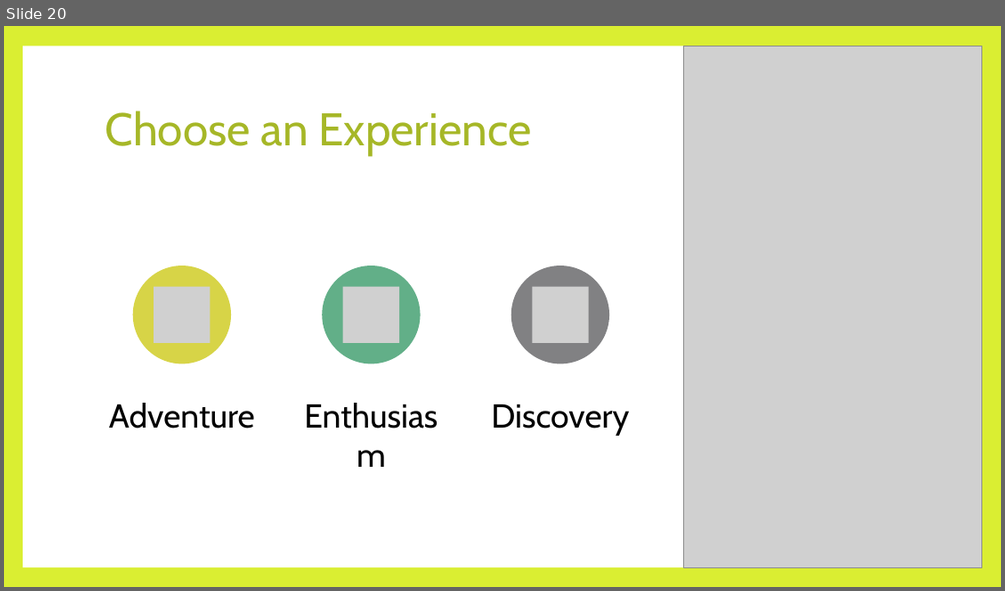
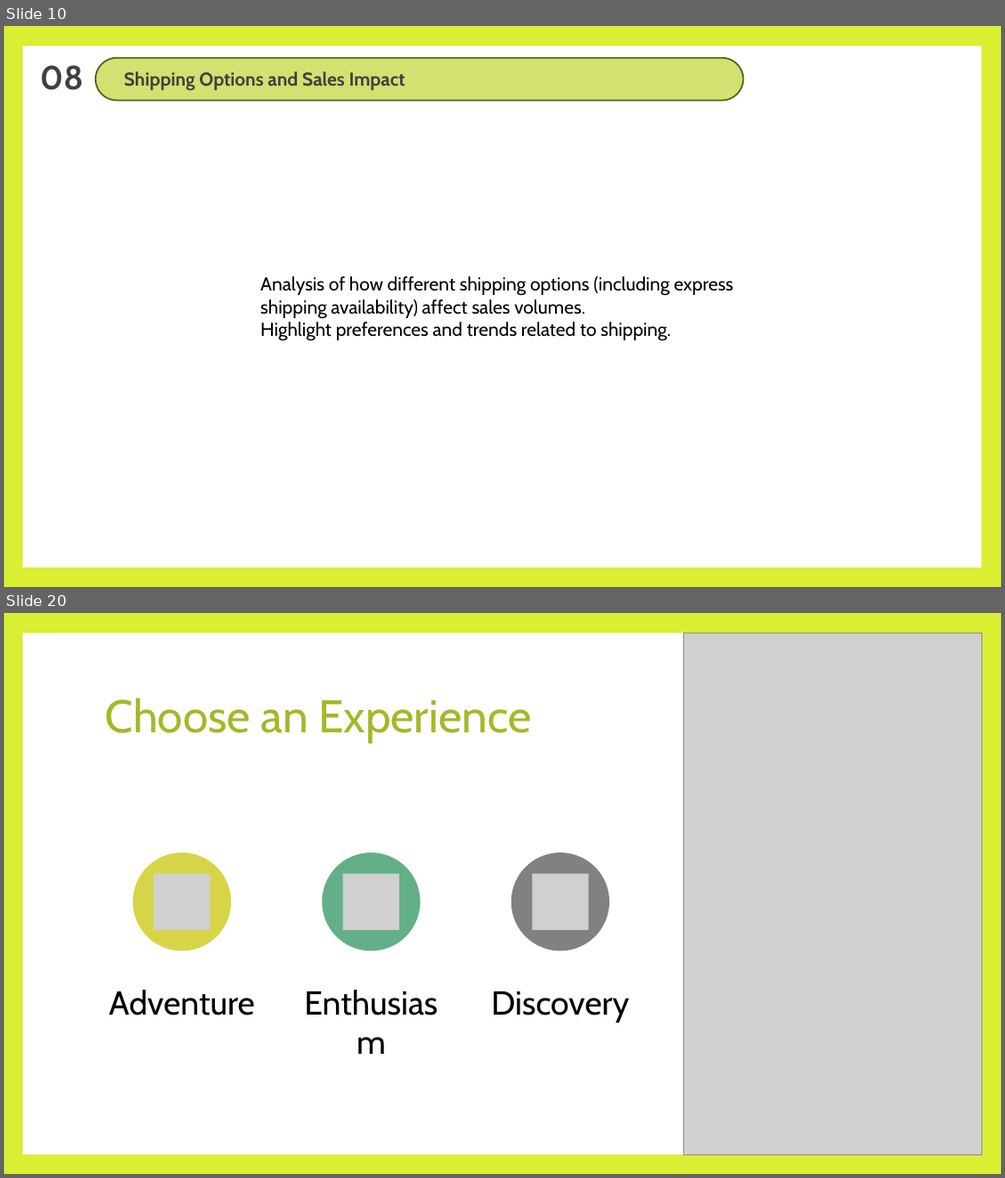
Before and after one commit to SpringNuance/Business-Intelligence, a slide deck: Power BI Assignment/Business Intelligence_Power BI Assignment Report.pptx. Shown one above the other, each under a label of ours: slide 20 before the commit, slides 10 and 20 after it; the slides between them are not shown. The pictures are 1005x591 and 1005x1178 pixels, drawn with LibreOffice and Linux fonts; fonts in the diff are those of the drawing; grey boxes stand for pictures. Boxes give left, top, right and bottom in pixels: in the first picture for what was removed or moved away, otherwise in the second. Text is boxed around its words. In the diff, an @@ line names an element or a change of style, - is before the commit and + after.

```diff
--- a/Power BI Assignment/Business Intelligence_Power BI Assignment Report.pptx
+++ b/Power BI Assignment/Business Intelligence_Power BI Assignment Report.pptx
@@ slide 10 added at box(4, 26, 1001, 587), background #DAEE32; not listed: 1 template element that a slide beside it also shows @@
@@ text added at box(40, 65, 83, 90), 32 pt, text #404040, bold @@
+08
@@ rounded rectangle added at box(96, 58, 743, 101), fill #D3E171, outline #5E5D1F 1.5 pt, 18 pt, text #404040, bold @@
+Shipping Options and Sales Impact
@@ text added at box(260, 276, 734, 341), 18 pt, text #000000 @@
+Analysis of how different shipping options (including express shipping availability) affect sales volumes.
+Highlight preferences and trends related to shipping.
```
Also in this commit, not shown: 6 slides changed, 11 other slides added, 12 slides removed, 7 other files.
